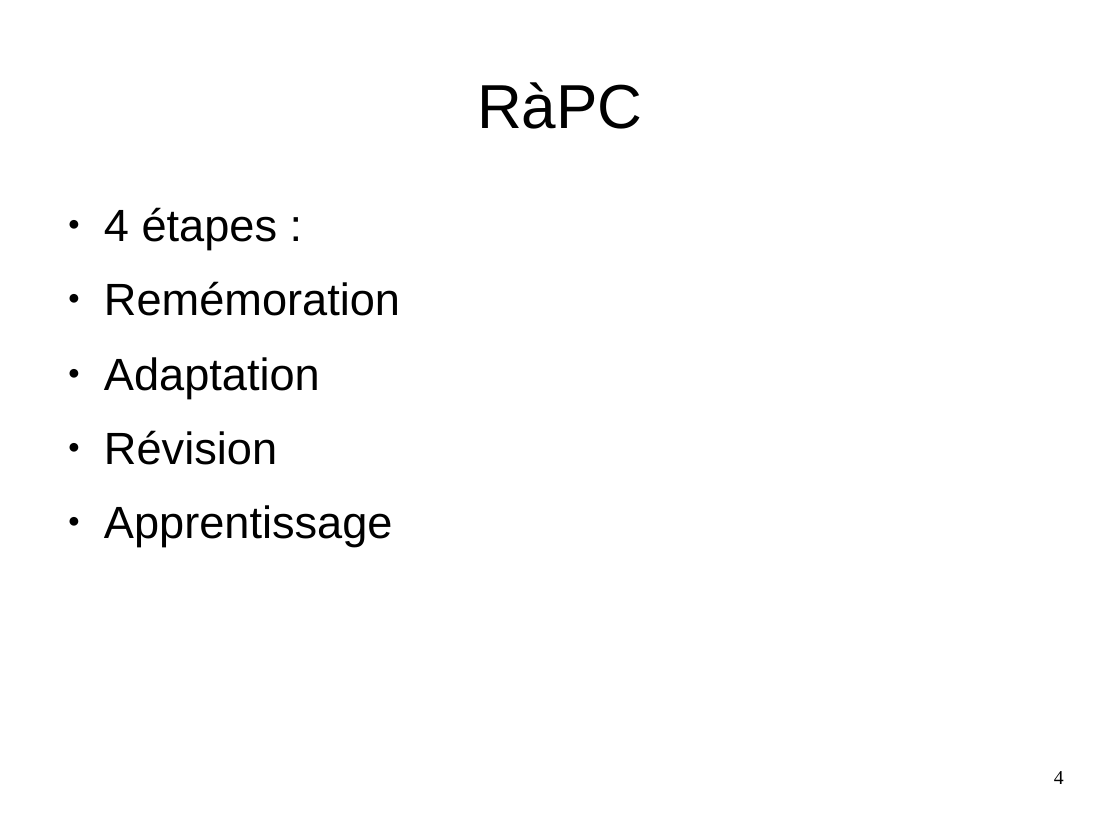
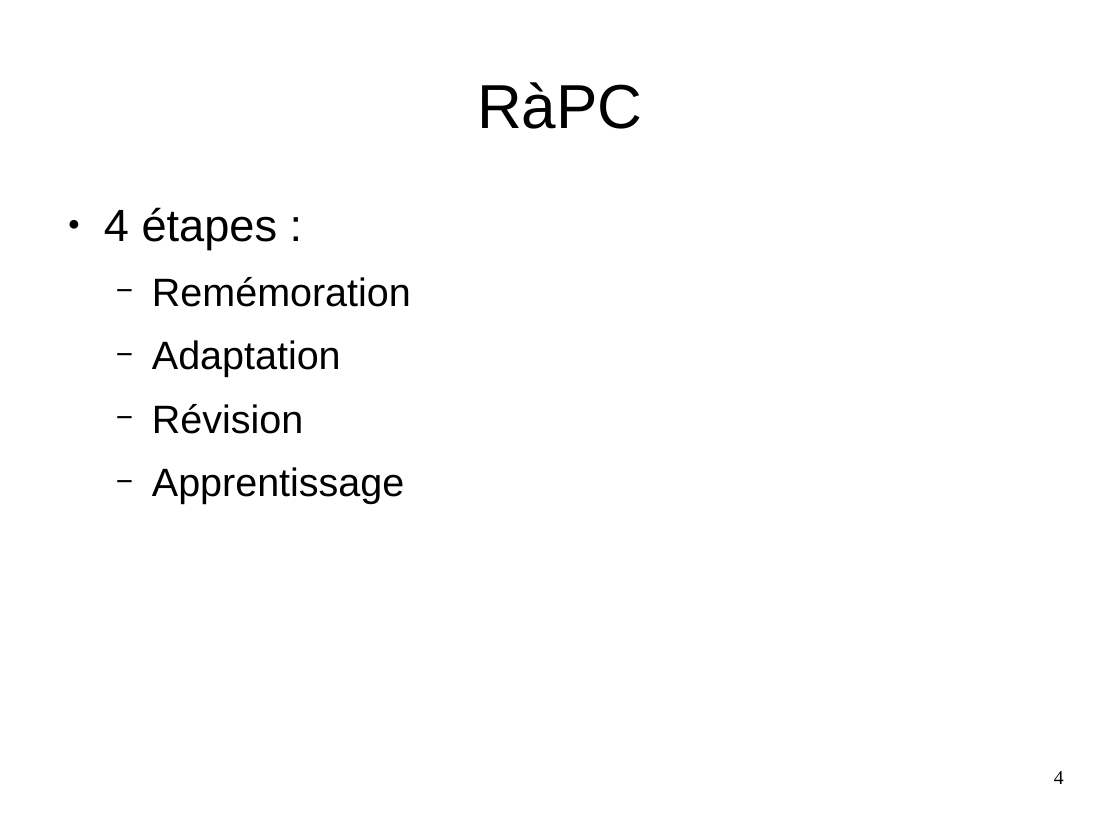
Before and after one commit to Sle3pingForest/StageL3, a slide deck: slide 4 of RapportAndre/Pres.odp. Drawn at 1120x840 pixels with LibreOffice and Linux fonts; fonts in the diff are those of the drawing. Boxes give left, top, right and bottom in pixels: in the first picture for what was removed or moved away, otherwise in the second. Text is boxed around its words. In the diff, an @@ line names an element or a change of style, - is before the commit and + after.

```diff
--- a/RapportAndre/Pres.odp
+++ b/RapportAndre/Pres.odp
@@ text at (x1=152, y1=277, x2=411, y2=504): size 32 to 28 pt in "Remémoration", "Adaptation", "Révision", "Apprentissage"; bullet ● to −; list level 1 to 2 in "Remémoration"; list level 1 to 2 in "Adaptation"; list level 1 to 2 in "Révision"; list level 1 to 2 in "Apprentissage" @@
```
Also in this commit, not shown: 2 other slides changed.
